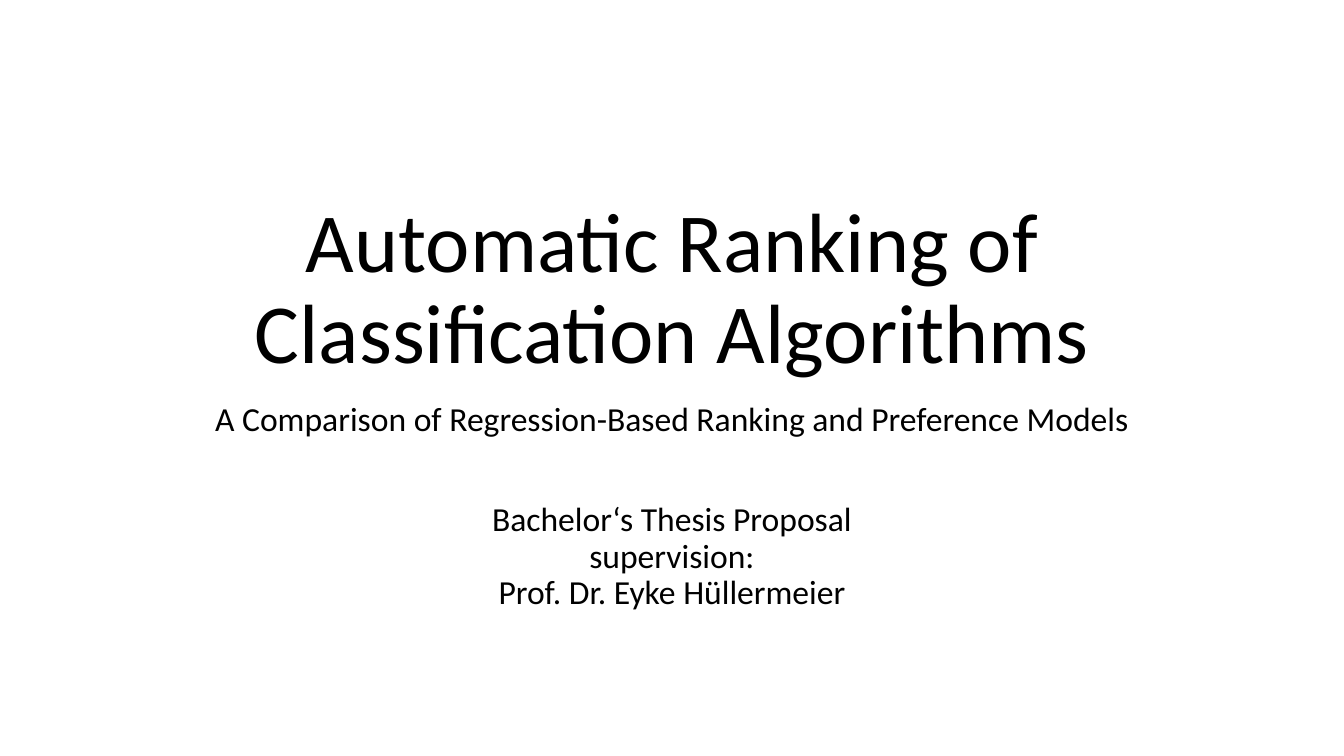
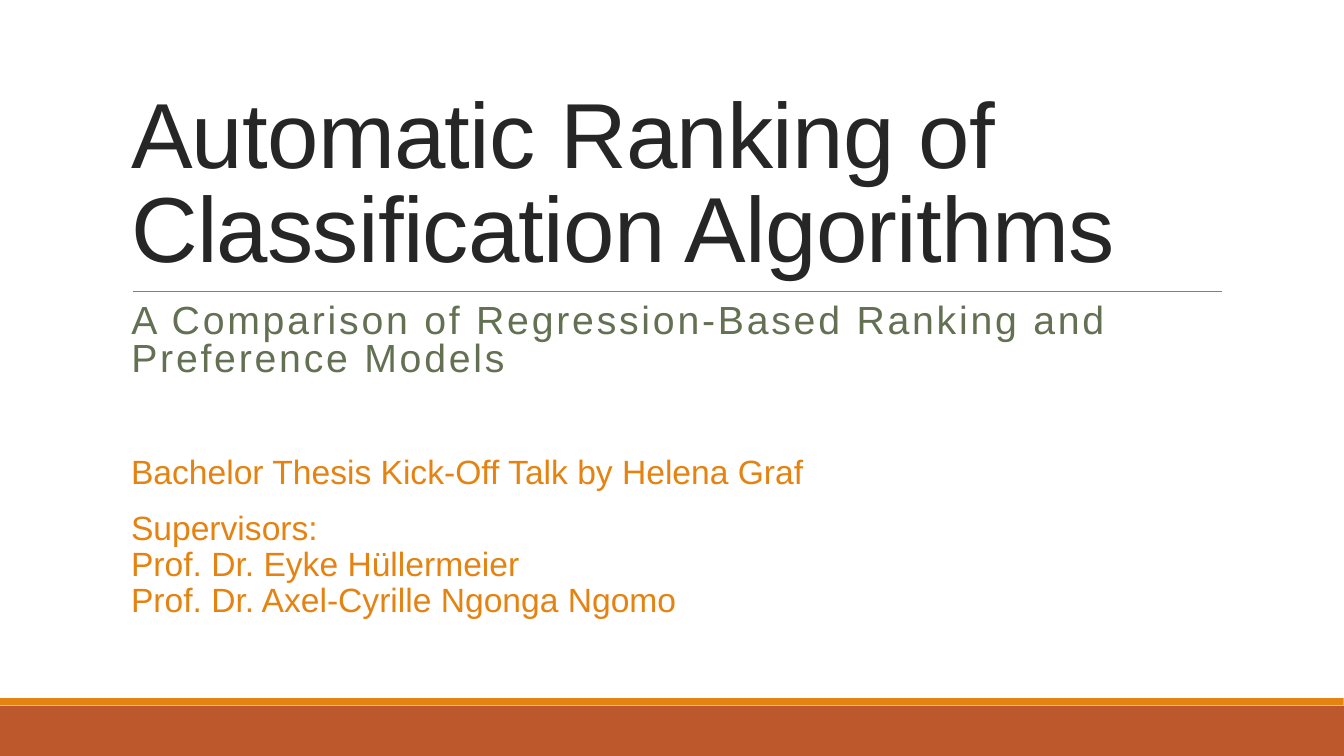
Before and after one commit to helegraf/classifier-auto-rank, a slide deck: slide 1 of Writing/Proposal/Presentation/Automatic Ranking of Classification Algorithms.pptx. Drawn at 1344x756 pixels with LibreOffice and Linux fonts; fonts in the diff are those of the drawing. Boxes give left, top, right and bottom in pixels: in the first picture for what was removed or moved away, otherwise in the second. Text is boxed around its words. In the diff, an @@ line names an element or a change of style, - is before the commit and + after.

Commit message:
Cleanup of proposal presentation and tex files.

```diff
--- a/Writing/Proposal/Presentation/Automatic Ranking of Classification Algorithms.pptx
+++ b/Writing/Proposal/Presentation/Automatic Ranking of Classification Algorithms.pptx
@@ title "Automatic Ranking of Classification Algorithms": place and size @@
-title "Automatic Ranking of Classification Algorithms" at (255,213,1089,378)
+title "Automatic Ranking of Classification Algorithms" at (131,101,1115,279)
@@ title "Automatic Ranking of Classification Algorithms" at (131,101,1115,279): size 60 to 66 pt, font Calibri to Arial, text colour #000000 to #262626, letter spacing 0 to -0.5 pt; alignment centre to left; line spacing 0.9 to 0.85 @@
@@ subtitle "A Comparison of Regression-Based Ranking ...": place and size @@
-subtitle "A Comparison of Regression-Based Ranking ..." at (215,407,1129,610)
+subtitle "A Comparison of Regression-Based Ranking ..." at (131,305,1104,373)
@@ subtitle "A Comparison of Regression-Based Ranking ..." at (131,305,1104,373): size 24 to 28 pt, font Calibri to Arial, text colour #000000 to #637052, letter spacing 0 to 2 pt; alignment centre to left; line spacing 0.9 to 0.8; more space between paragraphs @@
@@ line added from (133, 291) to (1222, 291), #808080 0.5 pt @@
@@ text added at (131,459,803,619), 24 pt, text #E48312 @@
+  Bachelor Thesis Kick-Off Talk by Helena Graf
+  Supervisors:
+  Prof. Dr. Eyke Hüllermeier
+  Prof. Dr. Axel-Cyrille Ngonga Ngomo
@@ subtitle at (492,507,852,610): paragraph removed @@
-Bachelor‘s Thesis Proposal
-supervision:
-Prof. Dr. Eyke Hüllermeier
@@ rectangle added at (0,706,1344,756), fill #BD582C @@
@@ rectangle added at (0,699,1344,706), fill #E48312 @@
```
Also in this commit, not shown: 7 slides added, 5 slides removed, 21 other files.
